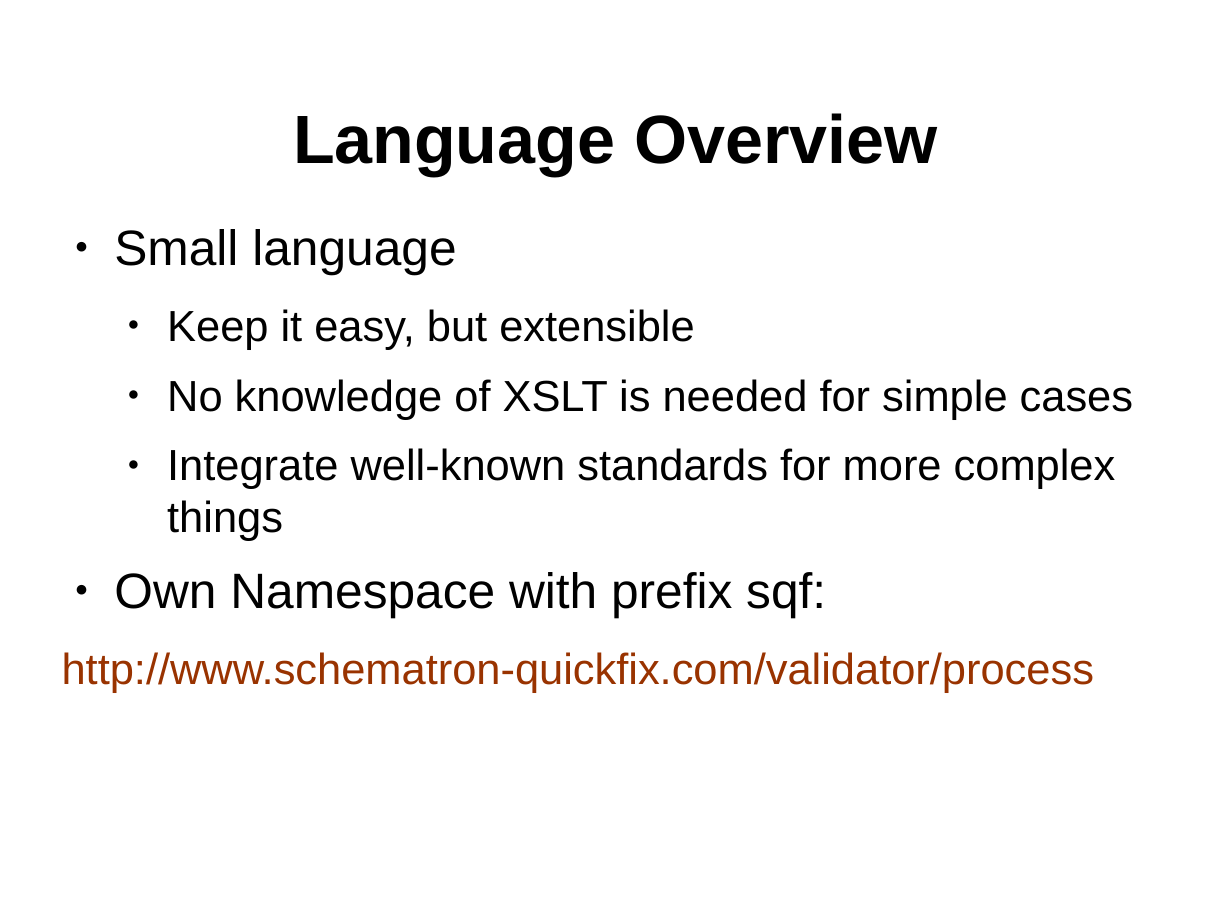
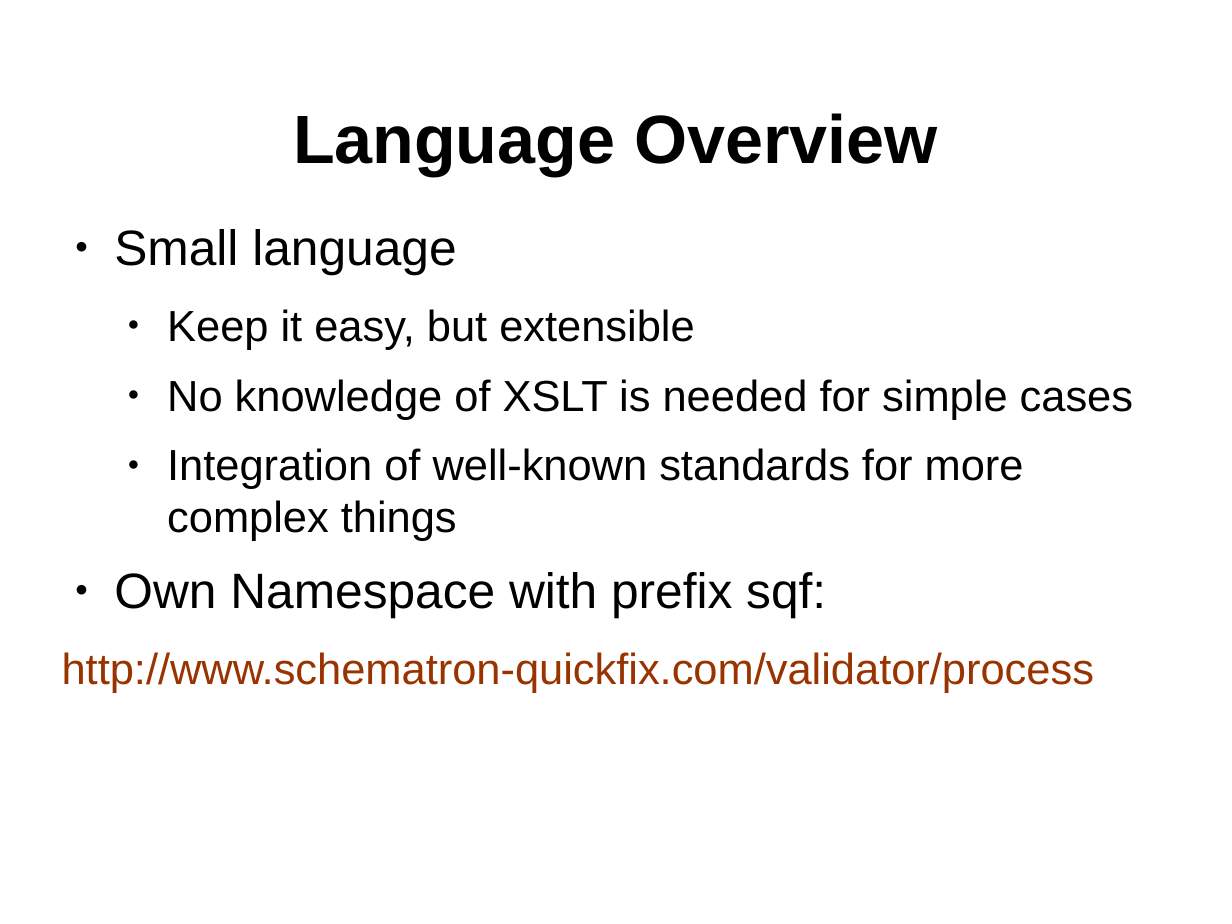
Before and after one commit to octavianN/Schematron-QuickFix-Language-Presentation, a slide deck: slide 16 of Final/SQF.odp. Drawn at 1232x924 pixels with LibreOffice and Linux fonts; fonts in the diff are those of the drawing; background and template pictures are left out. Boxes give left, top, right and bottom in pixels: in the first picture for what was removed or moved away, otherwise in the second. Text is boxed around its words. In the diff, an @@ line names an element or a change of style, - is before the commit and + after.

```diff
--- a/Final/SQF.odp
+++ b/Final/SQF.odp
@@ text at <box>167,448,1024,541</box>: text changed @@
-  ● Integrate well-known standards for more complex things
+  ● Integration of well-known standards for more complex things
```
Also in this commit, not shown: 10 other slides changed, 4 slides removed.
